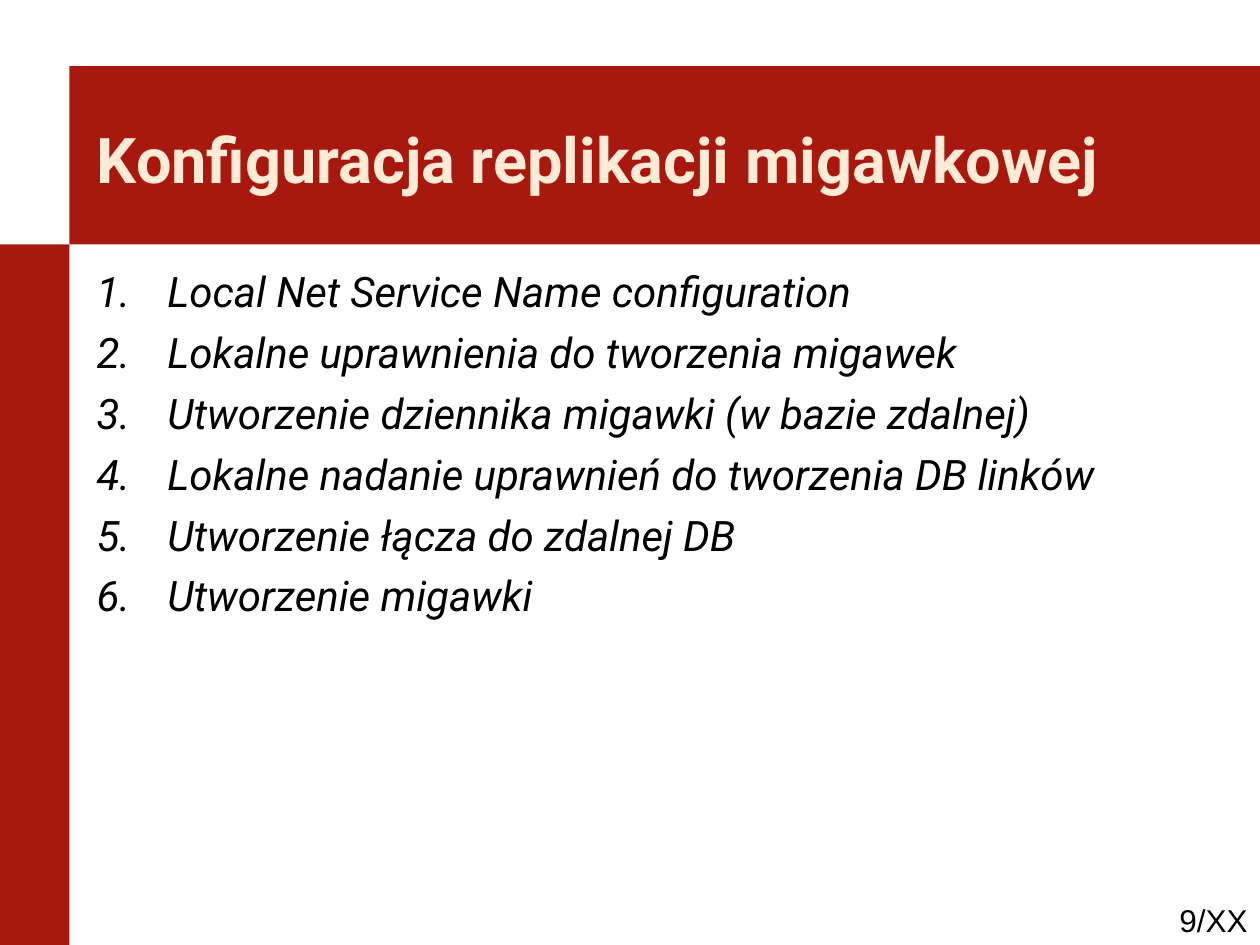
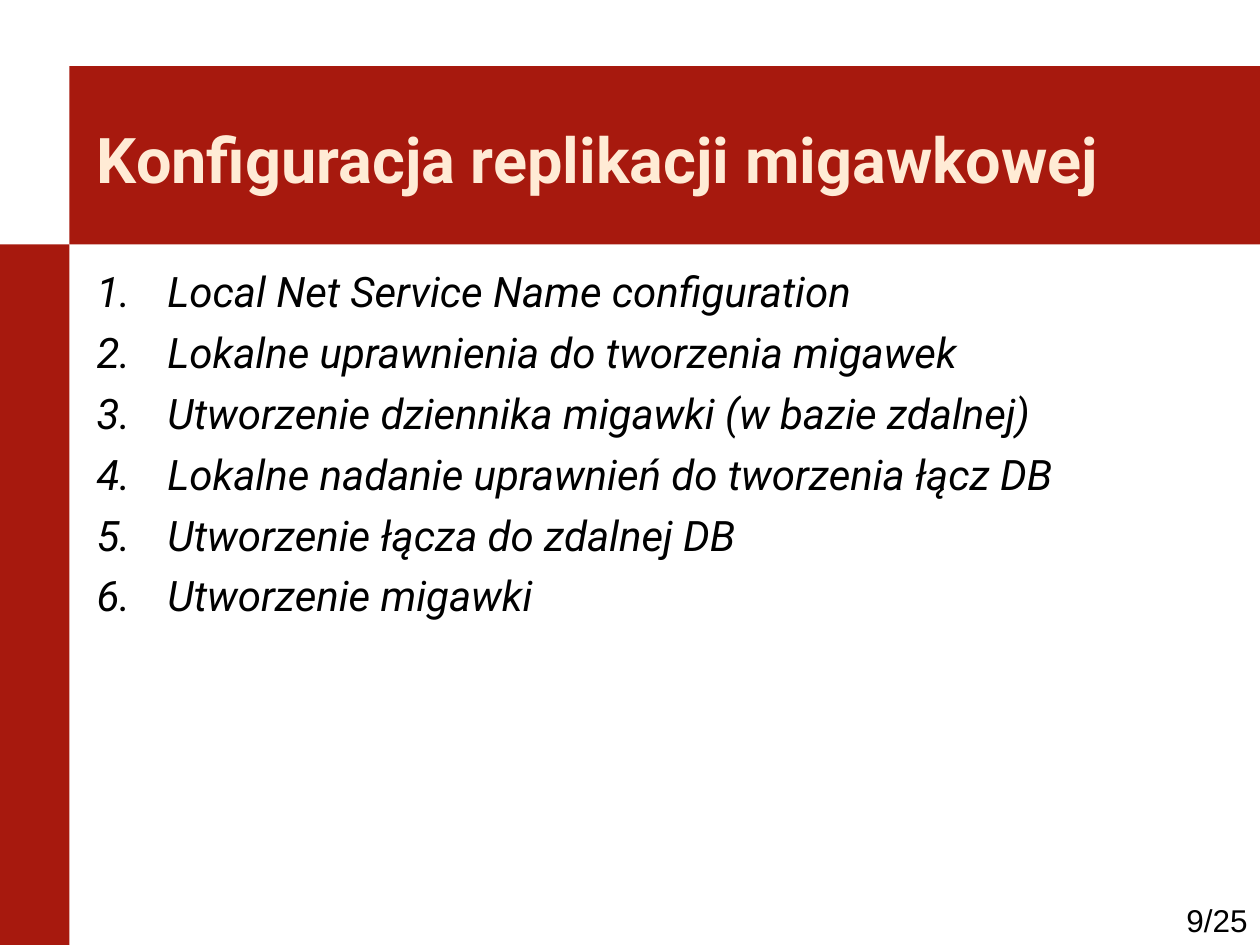
Before and after one commit to kaczanmo/projekt_bd_2013, a slide deck: slide 9 of prezentacja_2/prezentacja_2.ppt. Drawn at 1260x945 pixels with LibreOffice and Linux fonts; fonts in the diff are those of the drawing; background and template pictures are left out. Boxes give left, top, right and bottom in pixels: in the first picture for what was removed or moved away, otherwise in the second. Text is boxed around its words. In the diff, an @@ line names an element or a change of style, - is before the commit and + after.

```diff
--- a/prezentacja_2/prezentacja_2.ppt
+++ b/prezentacja_2/prezentacja_2.ppt
@@ text at bbox=[167, 458, 1052, 499]: text changed @@
-4. Lokalne nadanie uprawnień do tworzenia DB linków
+4. Lokalne nadanie uprawnień do tworzenia łącz DB
@@ page number at bbox=[1186, 909, 1247, 933]: text changed @@
-9/XX
+9/25
```
Also in this commit, not shown: 3 other slides changed, 3 slides added, 1 slide removed, 5 other files.
